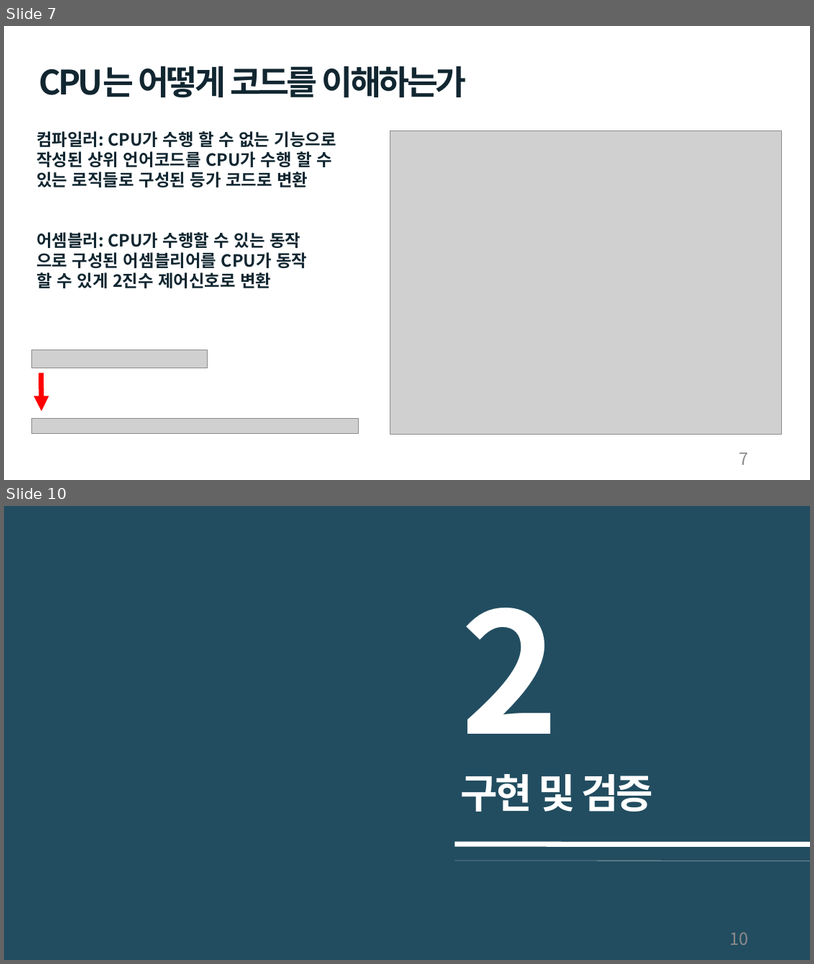
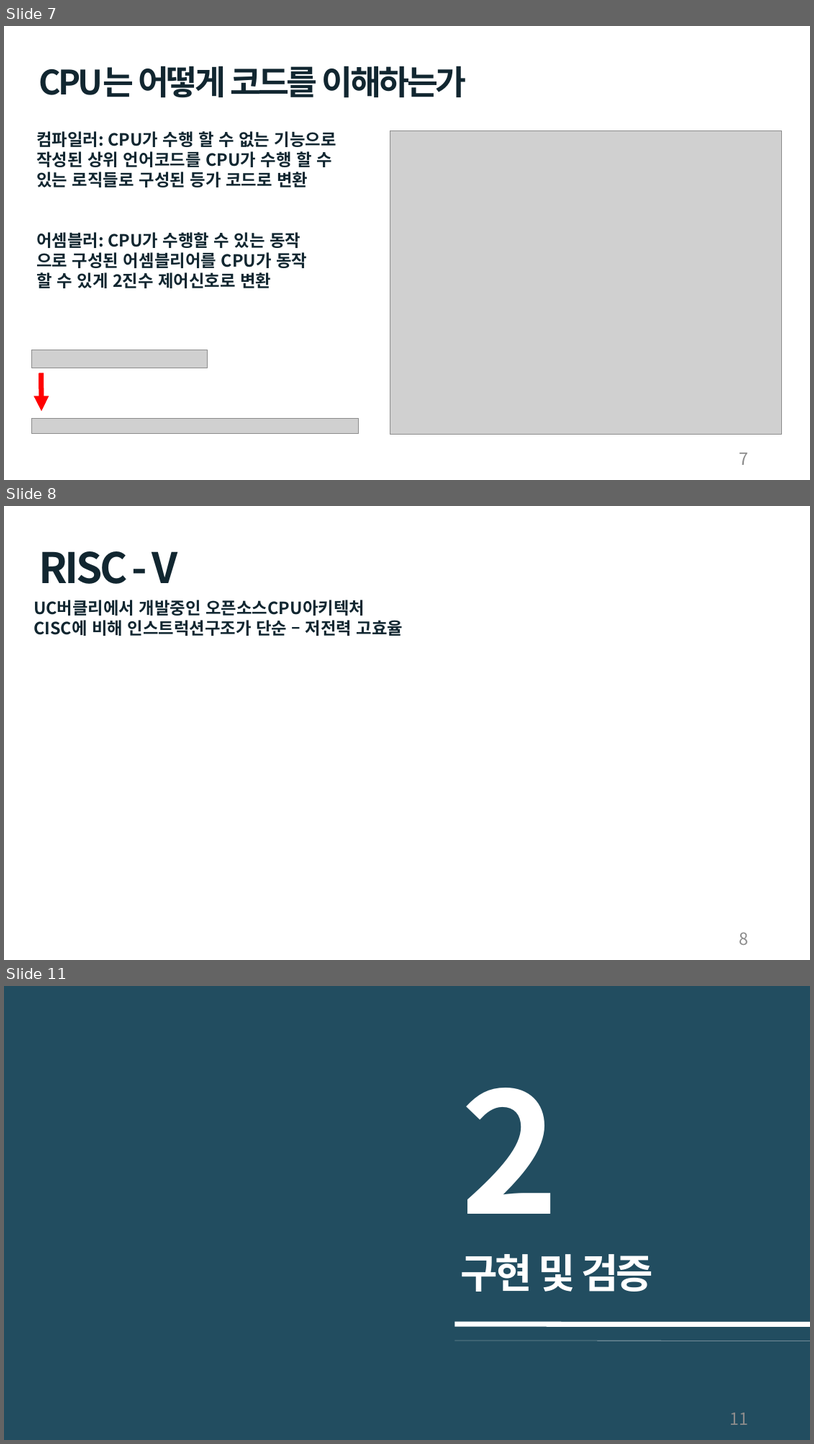
Before and after one commit to cong2738/my_RISC-V, a slide deck: Single Cycle RISC-V 발표_박호윤.pptx. Shown one above the other, each under a label of ours: slides 7 and 10 before the commit, slides 7, 8 and 11 after it; the slides between them are not shown. The pictures are 814x964 and 814x1444 pixels, drawn with LibreOffice and Linux fonts; fonts in the diff are those of the drawing; grey boxes stand for pictures. Boxes give left, top, right and bottom in pixels: in the first picture for what was removed or moved away, otherwise in the second. Text is boxed around its words. In the diff, an @@ line names an element or a change of style, - is before the commit and + after.

```diff
--- a/Single Cycle RISC-V 발표_박호윤.pptx
+++ b/Single Cycle RISC-V 발표_박호윤.pptx
@@ slide 8 added at <box>4,506,810,960</box>, background #FFFFFF @@
@@ text added at <box>39,551,178,584</box>, 50 pt, text #112630, bold @@
+RISC - V
@@ text added at <box>34,600,403,636</box>, 20 pt, text #112630, bold @@
+UC버클리에서 개발중인 오픈소스CPU아키텍처
+CISC에 비해 인스트럭션구조가 단순 – 저전력 고효율
@@ page number added at <box>739,932,748,944</box>, 20 pt, text #8C8C8C @@
+8
@@ what was slide 10 is now slide 11 @@
@@ page number at <box>730,1412,748,1424</box>: text changed @@
-10
+11
```
Also in this commit, not shown: 24 slides changed, 2 other slides added, 2 slides removed.
